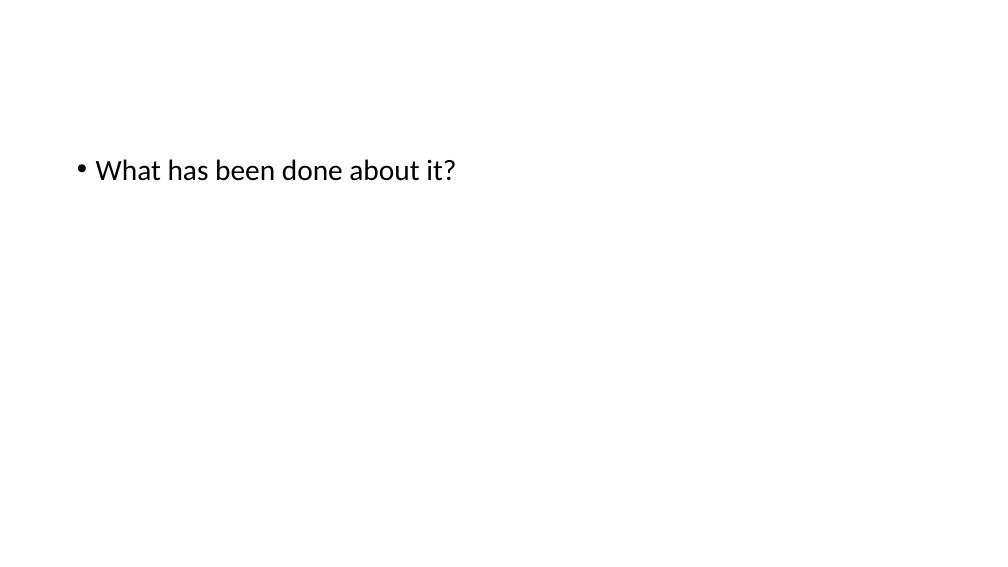
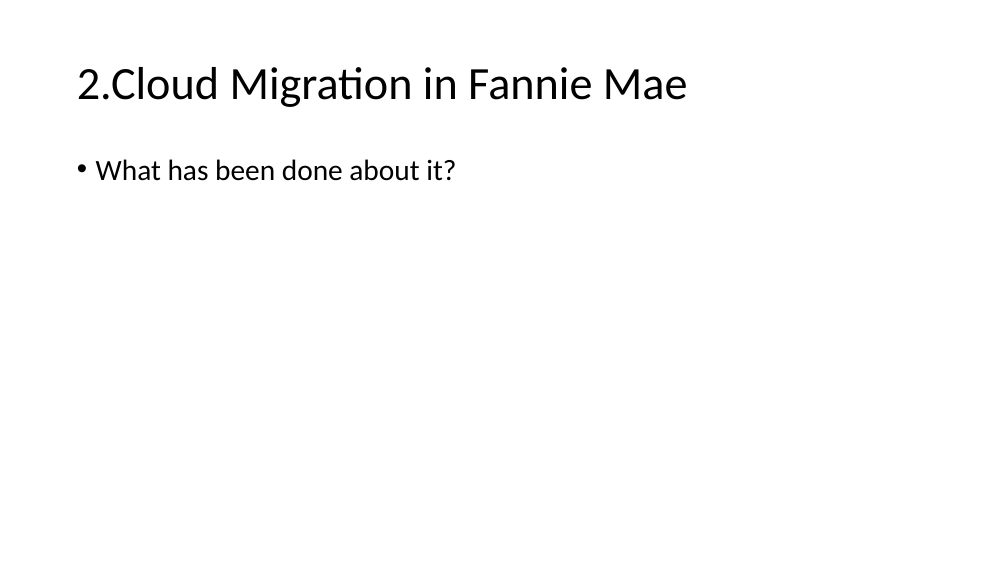
Before and after one commit to wx2123/WSDS-2026-OH, a slide deck: slide 4 of 2026 WSDS - Wujian Xue.pptx. Drawn at 1008x567 pixels with LibreOffice and Linux fonts; fonts in the diff are those of the drawing. Boxes give left, top, right and bottom in pixels: in the first picture for what was removed or moved away, otherwise in the second. Text is boxed around its words. In the diff, an @@ line names an element or a change of style, - is before the commit and + after.

```diff
--- a/2026 WSDS - Wujian Xue.pptx
+++ b/2026 WSDS - Wujian Xue.pptx
@@ title added at [77,67,688,107], 44 pt, text #000000 @@
+2.Cloud Migration in Fannie Mae
```
Also in this commit, not shown: 8 other slides changed.
